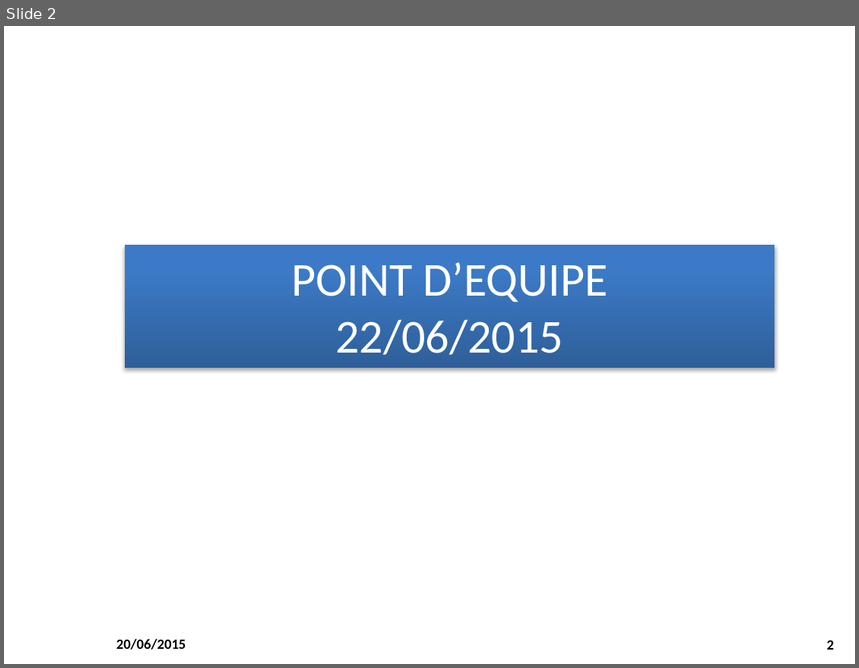
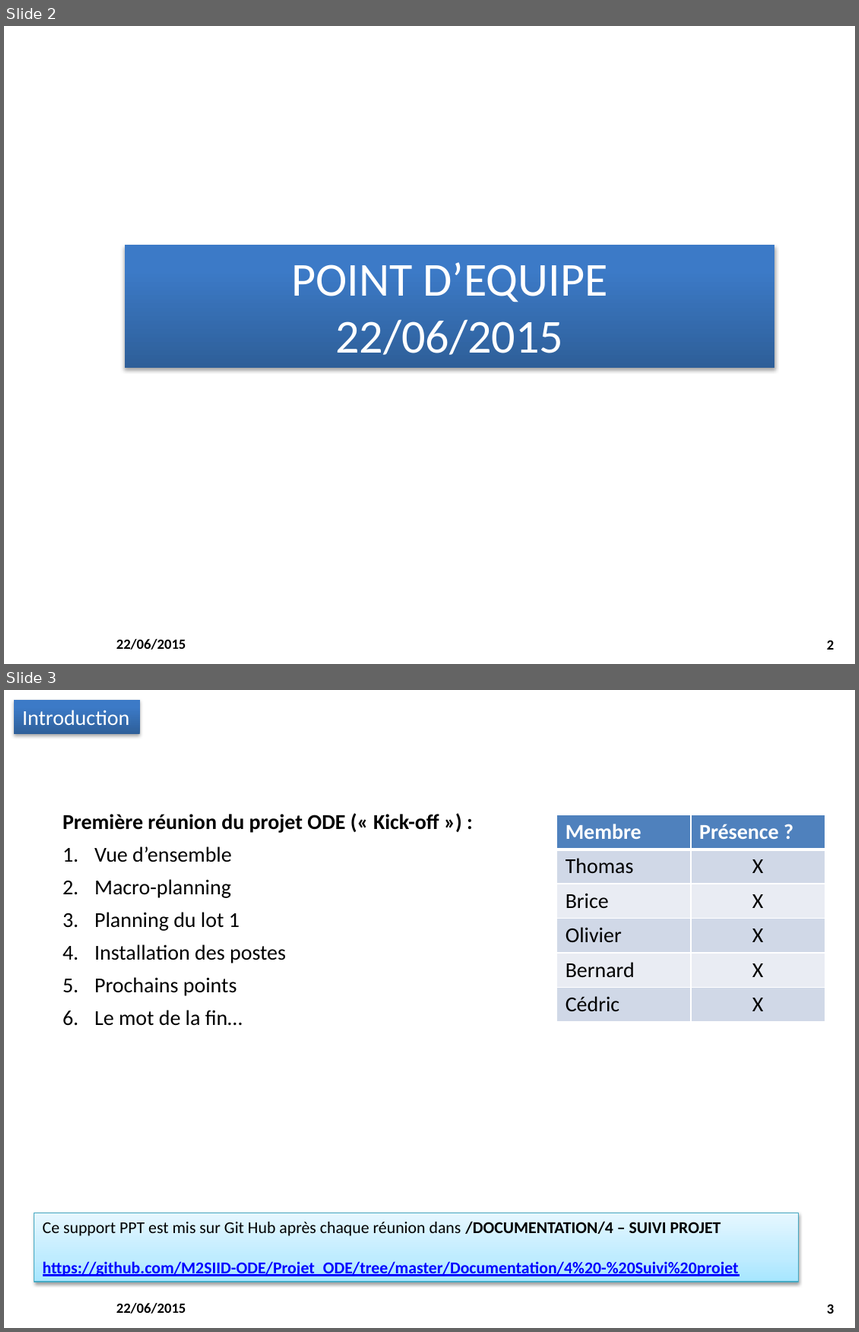
Before and after one commit to M2SIID-ODE/Projet_ODE, a slide deck: Documentation/4 - Suivi projet/Point_Equipe_2015-06_22.pptx. Shown one above the other, each under a label of ours: slide 2 before the commit, slides 2 and 3 after it. The pictures are 859x668 and 859x1332 pixels, drawn with LibreOffice and Linux fonts; fonts in the diff are those of the drawing; background and template pictures are left out. Boxes give left, top, right and bottom in pixels: in the first picture for what was removed or moved away, otherwise in the second. Text is boxed around its words. In the diff, an @@ line names an element or a change of style, - is before the commit and + after.

Commit message:
Point d'équipe du 22/06
Point d'équipe du 22/06

```diff
--- a/Documentation/4 - Suivi projet/Point_Equipe_2015-06_22.pptx
+++ b/Documentation/4 - Suivi projet/Point_Equipe_2015-06_22.pptx
@@ slide 3 added at box(4, 690, 855, 1328), background #FFFFFF; not listed: 2 template elements that a slide beside it also shows @@
@@ rectangle added at box(14, 700, 140, 734), fill gradient #2F5F99 to #3D7CC7 to #3A7CCB, 18 pt, text #FFFFFF @@
+Introduction
@@ text added at box(63, 814, 439, 1026), 18 pt, text #000000 @@
+Première réunion du projet ODE (« Kick-off ») :
+1. Vue d’ensemble
+2. Macro-planning
+3. Planning du lot 1
+4. Installation des postes
+5. Prochains points
+6. Le mot de la fin…
@@ table added at box(557, 815, 825, 1022), 6 rows, 2 columns @@
+Membre | Présence ?
+Thomas | X
+Brice | X
+Olivier | X
+Bernard | X
+Cédric | X
@@ rectangle added at box(34, 1214, 798, 1283), fill gradient #A7E6FF to #C1EDFF to #E7F8FF, outline #46AAC5 0.75 pt, 14 pt, text #0000FF, bold, underline @@
+Ce support PPT est mis sur Git Hub après chaque réunion dans /DOCUMENTATION/4 – SUIVI PROJET
+https://github.com/M2SIID-ODE/Projet_ODE/tree/master/Documentation/4%20-%20Suivi%20projet
@@ slide 2 changed as well @@
@@ text at box(116, 639, 186, 650): text changed @@
-20/06/2015
+22/06/2015
```
Also in this commit, not shown: 3 other slides changed, 5 other slides added, 2 slides removed.
